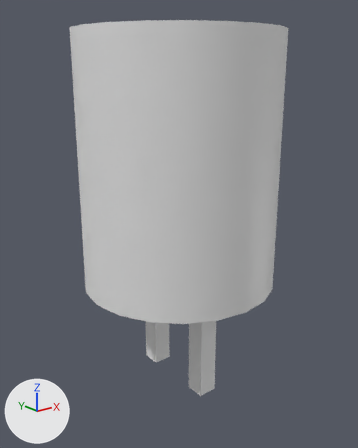
Renders of the FBX model StarterKit/StarterKit/StarterKit.Shared/Assets/Cap1.fbx from each side of a commit.
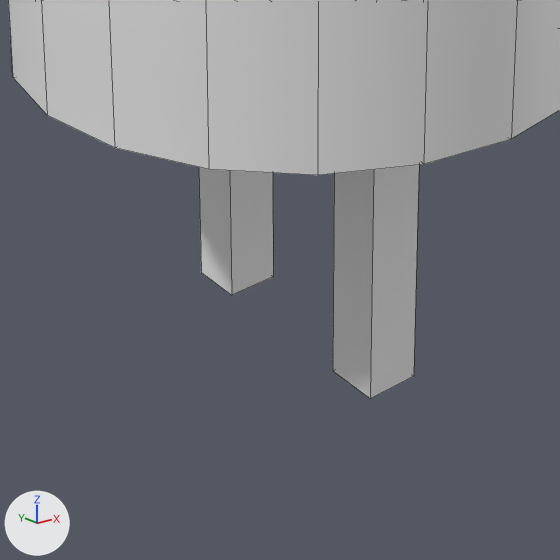
There are two pictures of each version: one whole from a 50 mm camera at (-0.0308, -0.0426, 0.0391) aimed at (0.0003, -0.0037, 0.0235), one close up on the part from 23% to 73% of the width and 60% to 100% of the height. The lights are fixed; the arrows at lower left show +X, +Y and +Z. The close-ups show mesh edges as thin lines. Where no turn or scale is listed for an object, it has been applied to the vertices.

In view in the first close-up: 'Cylinder_Node'.
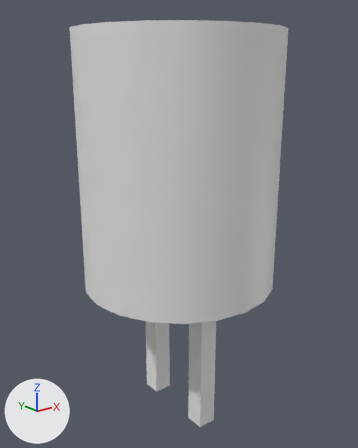
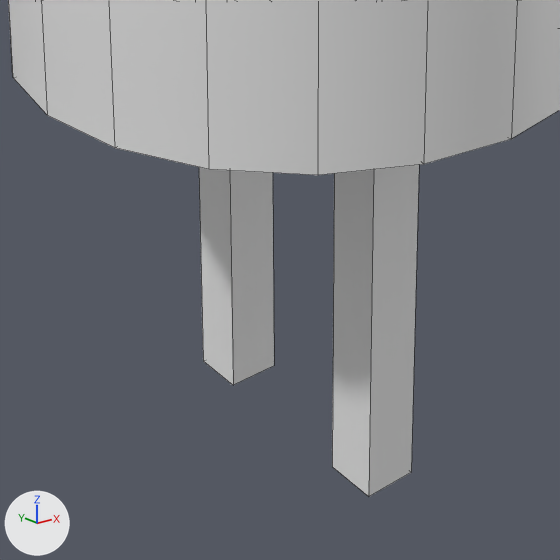
Boxes (x1, y1, x2, y2) around the edits, measured in the close-ups (560 x 560 px; the box of a moved part takes in the faces that stretch with it):
'Cylinder_Node', reshaped: before (8, 0, 560, 399); after (8, 0, 560, 496)
part 1 of me_cylinder, moved or reshaped: before (199, 167, 273, 295); after (199, 167, 274, 385)
part 2 of me_cylinder, moved or reshaped: before (333, 165, 419, 399); after (332, 165, 419, 496)

Edits to the bpy script that builds the scene:
```text
Change me_cylinder:
    where me_cylinder.from_pydata(...)  # 58 vertices, 72 faces; spans x -0.01..0.01, y -0.01..0.01, z -0.024..0.0125
    used by ob_cylinder_node; location = (0.0, -0.004, 0.03)
    me_cylinder part 1: the loose piece of 8 vertices spanning x -0.001..0.001, y 0.003..0.005, z -0.024..0.0 is moved by (0.0, 0.0, -0.004)
    me_cylinder part 2: the loose piece of 8 vertices spanning x -0.001..0.001, y -0.005..-0.003, z -0.024..0.0 is moved by (0.0, 0.0, -0.004)
```
